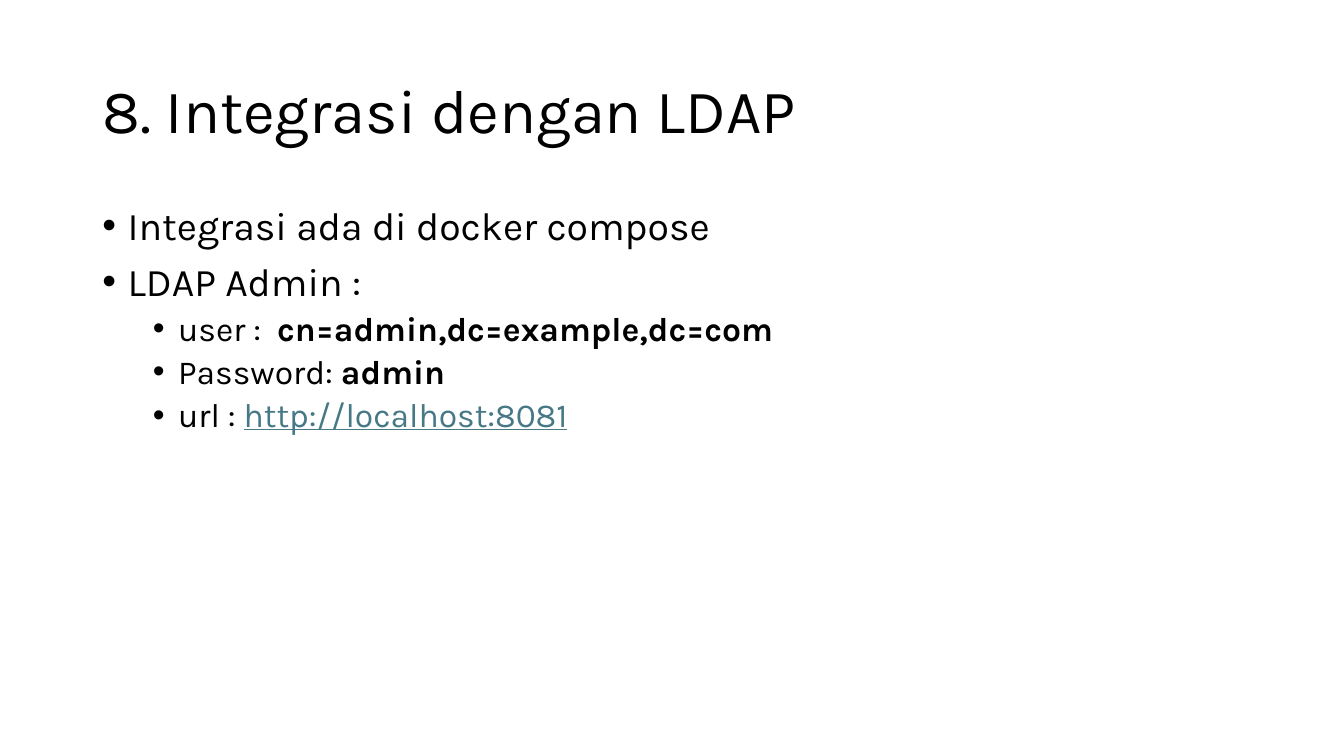
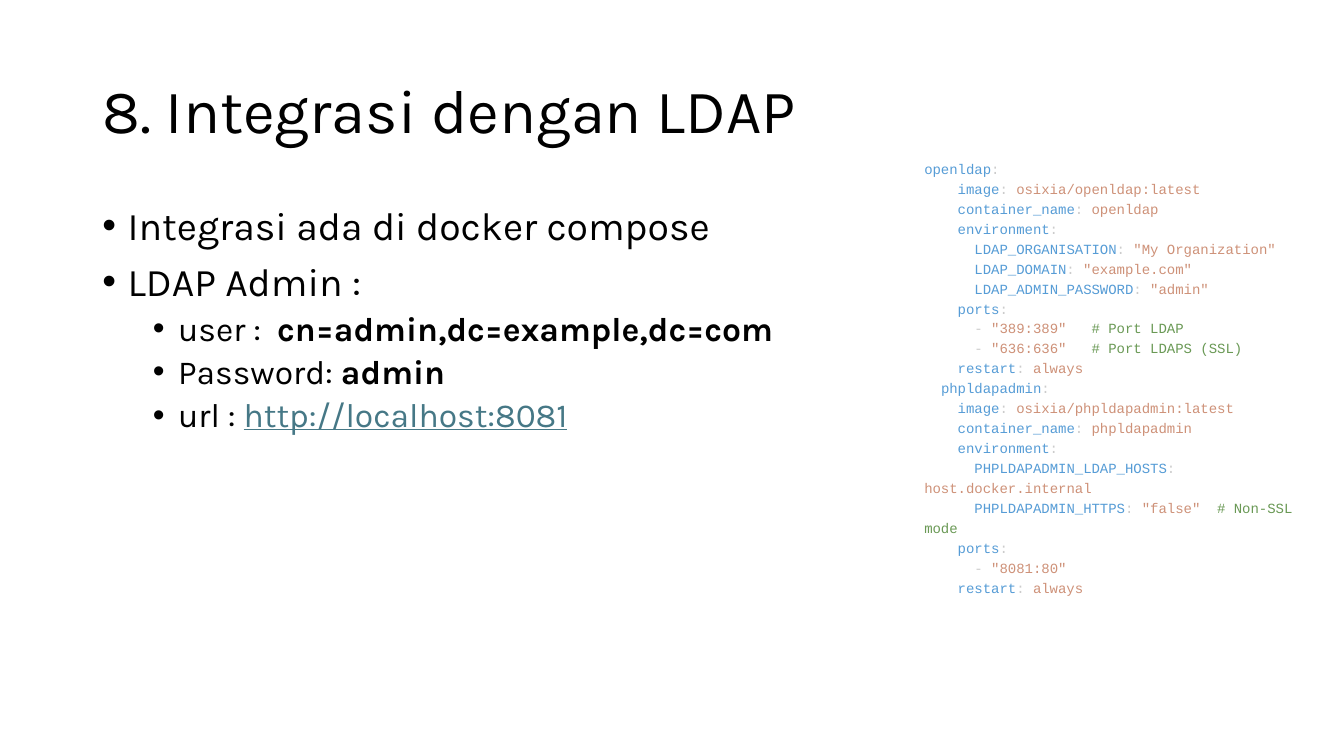
Before and after one commit to koharudin/sso-brin-compose, a slide deck: slide 26 of docs/sso.pptx (slide 21 before the commit). Drawn at 1344x756 pixels with LibreOffice and Linux fonts; fonts in the diff are those of the drawing. Boxes give left, top, right and bottom in pixels: in the first picture for what was removed or moved away, otherwise in the second. Text is boxed around its words. In the diff, an @@ line names an element or a change of style, - is before the commit and + after.

```diff
--- a/docs/sso.pptx
+++ b/docs/sso.pptx
@@ text added at bbox=[924, 164, 1293, 556], 10 pt, text #569CD6 @@
+openldap:
+image: osixia/openldap:latest
+container_name: openldap
+environment:
+LDAP_ORGANISATION: "My Organization"
+LDAP_DOMAIN: "example.com"
+LDAP_ADMIN_PASSWORD: "admin"
+ports:
+- "389:389" # Port LDAP
+- "636:636" # Port LDAPS (SSL)
+restart: always
+phpldapadmin:
+image: osixia/phpldapadmin:latest
+container_name: phpldapadmin
+environment:
+PHPLDAPADMIN_LDAP_HOSTS: host.docker.internal
+PHPLDAPADMIN_HTTPS: "false" # Non-SSL mode
+ports:
+- "8081:80"
+restart: always
```
Also in this commit, not shown: 3 other slides changed, 5 slides added, 4 other files.
